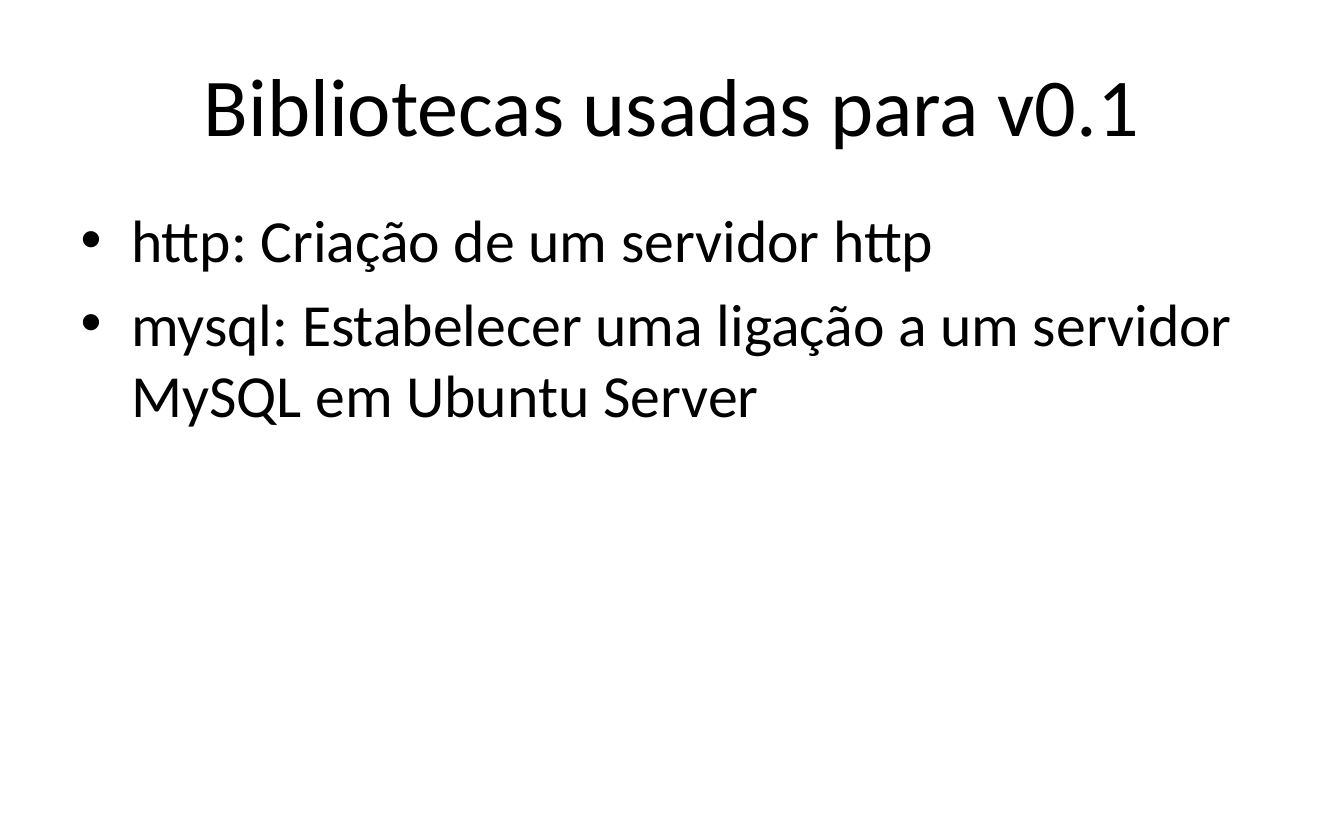
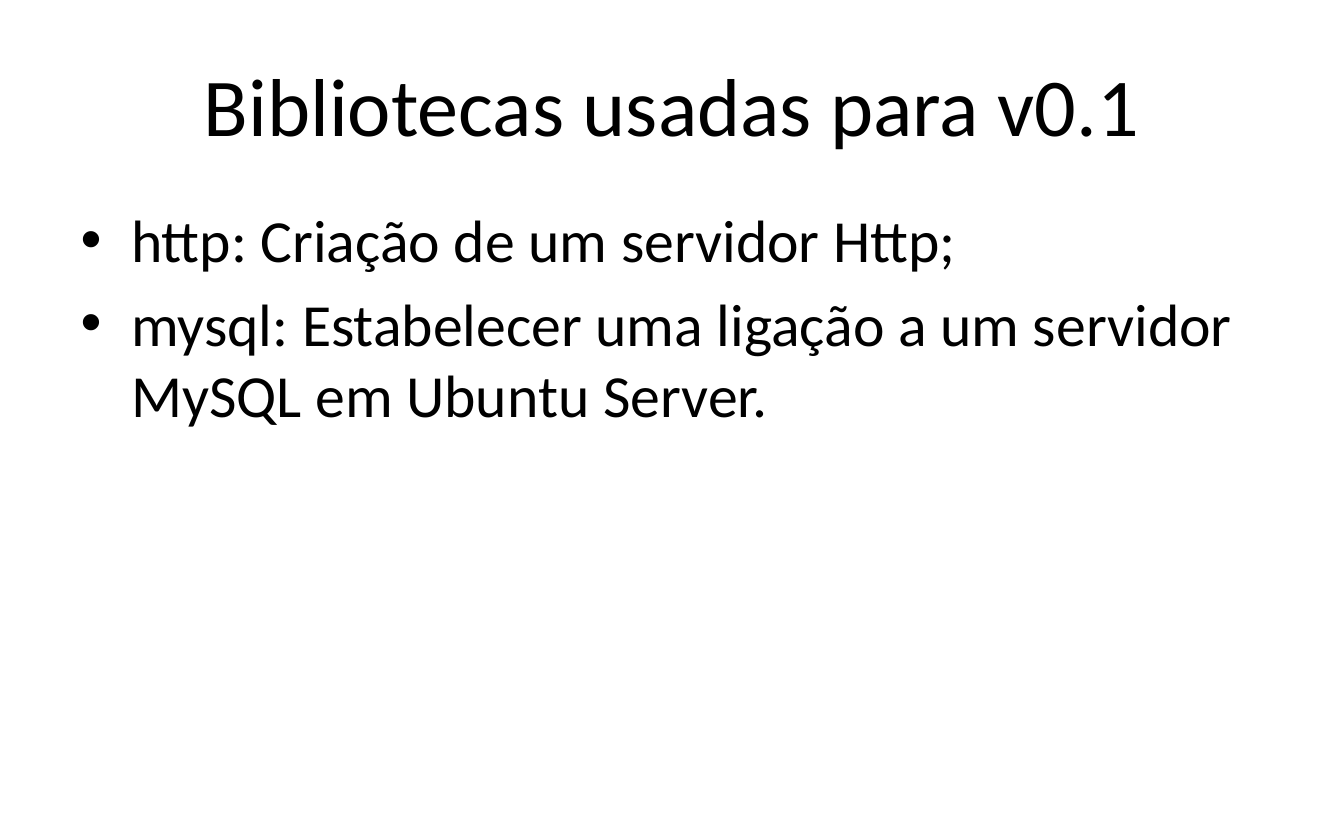
Before and after one commit to iptomar/letrinhas_si, a slide deck: slide 13 of Apresentacoes/v01.pptx. Drawn at 1344x840 pixels with LibreOffice and Linux fonts; fonts in the diff are those of the drawing; background and template pictures are left out. Boxes give left, top, right and bottom in pixels: in the first picture for what was removed or moved away, otherwise in the second. Text is boxed around its words. In the diff, an @@ line names an element or a change of style, - is before the commit and + after.

```diff
--- a/Apresentacoes/v01.pptx
+++ b/Apresentacoes/v01.pptx
@@ text at [131,220,1232,427]: text changed @@
-• http: Criação de um servidor http
-• mysql: Estabelecer uma ligação a um servidor MySQL em Ubuntu Server
+• http: Criação de um servidor Http;
+• mysql: Estabelecer uma ligação a um servidor MySQL em Ubuntu Server.
```
Also in this commit, not shown: 10 other slides changed, 6 slides added.
